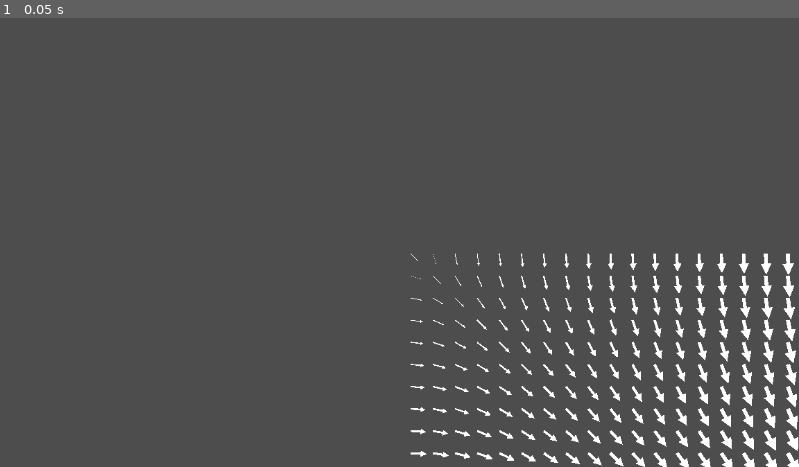
Above: before the commit, frame 1.
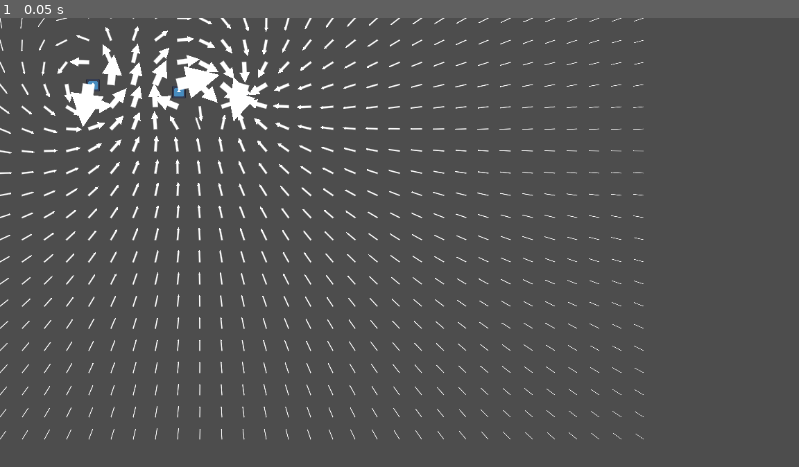
Above: after the commit, the same moment.

Repository: berrynul/vector-fields
Game: Godot game, scene res://node_2d.tscn
Two runs of this game, one before a commit and one after it. Both use one fixed random seed, a clock stepped at 60 frames per second and the inputs below. The engine's default icon, where the game draws it, is replaced by a stand-in: a white triangle on a blue panel in a dark square.
Inputs:
- Up to frame 1 (0.05 s): no input

The runs differ from the first frame. In frame 1, 8.4% of the frame differs, in the area x 0-100%, y 0-100%.

Commit message:
created basic framework for vector field summation and started adding some objects

Diff:
--- /dev/null
+++ b/attractor.gd
@@ -0,0 +1,20 @@
+extends VectorField
+@onready var control_node = get_node("ClickDrag")
+@export var magnitude = 20000
+@export_enum("-1:-1", "1:1")  var polarity = -1
+
+var gp = Vector2(0,0)
+func _ready():
+
+
+	pass
+
+
+func _process(_delta: float) -> void:
+	gp = control_node.global_position
+
+
+func f(xy: Vector2):
+
+	var value = ((magnitude * polarity)/pow((xy - gp).length(), 2) * (xy - gp))
+	return value
--- /dev/null
+++ b/attractor.tscn
@@ -0,0 +1,21 @@
+[gd_scene format=3 uid="uid://dpakyaoqmusud"]
+
+[ext_resource type="Script" uid="uid://b7hs8p86mjg68" path="res://attractor.gd" id="1_0uaky"]
+[ext_resource type="Texture2D" uid="uid://cm64ov0miny11" path="res://icon.svg" id="2_myr3q"]
+[ext_resource type="Script" uid="uid://cyrll182fa858" path="res://click_drag.gd" id="3_0uaky"]
+
+[sub_resource type="RectangleShape2D" id="RectangleShape2D_0uaky"]
+
+[node name="Attractor" type="Node2D" unique_id=277748306]
+script = ExtResource("1_0uaky")
+metadata/_custom_type_script = "uid://8q5hi6v4253b"
+
+[node name="ClickDrag" type="Area2D" parent="." unique_id=964007849]
+script = ExtResource("3_0uaky")
+
+[node name="Mousesprite" type="Sprite2D" parent="ClickDrag" unique_id=1905421159]
+scale = Vector2(0.1553195, 0.14692304)
+texture = ExtResource("2_myr3q")
+
+[node name="Rect" type="CollisionShape2D" parent="ClickDrag" unique_id=1107368221]
+shape = SubResource("RectangleShape2D_0uaky")
--- /dev/null
+++ b/click_drag.gd
@@ -0,0 +1,19 @@
+extends Area2D
+
+var is_hovering: bool = false
+var is_dragging: bool = false
+
+func _ready() -> void:
+	mouse_entered.connect(func(): is_hovering = true)
+	mouse_exited.connect(func(): is_hovering = false)
+
+func _input(event: InputEvent) -> void:
+	if event is InputEventMouseButton and event.button_index == MOUSE_BUTTON_LEFT:
+		if event.pressed and is_hovering:
+			is_dragging = true
+		elif not event.pressed:
+			is_dragging = false
+
+func _process(_delta: float) -> void:
+	if is_dragging:
+		get_parent().global_position = get_global_mouse_position()
--- a/field_visualizer.gd
+++ b/field_visualizer.gd
@@ -1,8 +1,12 @@
 extends Node2D
 
-@export var grid_size: Vector2i = Vector2i(20, 20)
+@export var grid_size: Vector2i = Vector2i(50, 30)
 @export var cell_size: float = 32.0
 @export var reference_magnitude: float = 50   # vector length that draws at max visual size
+@export var object : Node2D
+func _ready():
+	if object == null:
+		object = get_parent()
 
 func _process(_delta: float) -> void:
 	queue_redraw()
@@ -14,8 +18,8 @@
 
 	for y in grid_size.y:
 		for x in grid_size.x:
-			var sample_pos := (Vector2(x, y) + Vector2(0.5, 0.5)) * cell_size
-			var vec: Vector2 = get_parent().f(sample_pos)
+			var sample_pos := (Vector2(x, y) - Vector2(20, 10)) * cell_size
+			var vec: Vector2 = object.f(sample_pos)
 			var magnitude := vec.length()
 
 			if magnitude < 0.01:
@@ -45,7 +49,7 @@
 	var perp := Vector2(-dir.y, dir.x)
 
 	# line: full length, untouched by head_size
-	draw_line(from, to, color, width)
+	draw_line(from, to, color, width, true)
 
 	# triangle: base at `to`, tip extends forward by `head`
 	draw_colored_polygon([
--- a/node_2d.tscn
+++ b/node_2d.tscn
@@ -1,18 +1,24 @@
 [gd_scene format=3 uid="uid://d4csru62m2s7g"]
 
-[ext_resource type="Script" uid="uid://bcnsk20rqccv3" path="res://vector_field.gd" id="1_0e48y"]
-[ext_resource type="Script" uid="uid://cd36i6556h6ex" path="res://gaussian_curl.gd" id="2_0hol4"]
+[ext_resource type="PackedScene" uid="uid://dcq0irhrxbhmp" path="res://vector_field_sum.tscn" id="1_0e48y"]
+[ext_resource type="PackedScene" uid="uid://dh87o1fjb5280" path="res://vortex.tscn" id="2_0hol4"]
 [ext_resource type="Script" uid="uid://dtjfdrxgcd4jp" path="res://field_visualizer.gd" id="2_epypp"]
+[ext_resource type="PackedScene" uid="uid://dpakyaoqmusud" path="res://attractor.tscn" id="3_epypp"]
 
-[node name="Node2D" type="Node2D" unique_id=1036498431]
+[node name="Node2D" type="Node2D" unique_id=1607666072]
 
-[node name="VectorField" type="Node2D" parent="." unique_id=1363210288]
-script = ExtResource("1_0e48y")
+[node name="VectorFieldSum" parent="." unique_id=1237621659 instance=ExtResource("1_0e48y")]
 
-[node name="GuassianCurl" type="Node2D" parent="VectorField" unique_id=389516723]
-script = ExtResource("2_0hol4")
+[node name="Vortex" parent="VectorFieldSum" unique_id=668429448 instance=ExtResource("2_0hol4")]
+position = Vector2(134, 97)
 
-[node name="FieldVisualizer" type="Node2D" parent="VectorField" unique_id=1971414777]
+[node name="Attractor3" parent="VectorFieldSum" unique_id=2133334247 instance=ExtResource("3_epypp")]
+position = Vector2(347, 111)
+
+[node name="Vortex2" parent="VectorFieldSum" unique_id=1781936256 instance=ExtResource("2_0hol4")]
+position = Vector2(258, 107)
+polarity = 1
+
+[node name="Node2D" type="Node2D" parent="." unique_id=1338570207 node_paths=PackedStringArray("object")]
 script = ExtResource("2_epypp")
-
-[node name="Camera2D" type="Camera2D" parent="." unique_id=1063050127]
+object = NodePath("../VectorFieldSum")
--- /dev/null
+++ b/top_down_vect_f.tscn
@@ -0,0 +1,24 @@
+[gd_scene format=3 uid="uid://dcao5xj7xb5wm"]
+
+[ext_resource type="Script" uid="uid://bcnsk20rqccv3" path="res://vector_field.gd" id="1_7bjqi"]
+[ext_resource type="Texture2D" uid="uid://cm64ov0miny11" path="res://icon.svg" id="2_djmhw"]
+[ext_resource type="Script" uid="uid://bvdg0shg6131n" path="res://sprite_2d.gd" id="3_gm4f2"]
+[ext_resource type="Script" uid="uid://cd36i6556h6ex" path="res://gaussian_curl.gd" id="4_6gkhx"]
+[ext_resource type="Script" uid="uid://dtjfdrxgcd4jp" path="res://field_visualizer.gd" id="5_eyl5g"]
+
+[node name="TopDownVectF" type="Node2D" unique_id=1036498431]
+
+[node name="VectorField" type="Node2D" parent="." unique_id=1363210288]
+script = ExtResource("1_7bjqi")
+
+[node name="Pointer" type="Sprite2D" parent="VectorField" unique_id=251273277]
+texture = ExtResource("2_djmhw")
+script = ExtResource("3_gm4f2")
+
+[node name="GuassianCurl" type="Node2D" parent="VectorField" unique_id=389516723]
+script = ExtResource("4_6gkhx")
+
+[node name="FieldVisualizer" type="Node2D" parent="VectorField" unique_id=1971414777]
+script = ExtResource("5_eyl5g")
+
+[node name="Camera2D" type="Camera2D" parent="." unique_id=1063050127]
--- a/vector_field.gd
+++ /dev/null
@@ -1,19 +0,0 @@
-extends Node2D
-
-var base_field: Callable = f
-
-
-# Called when the node enters the scene tree for the first time.
-func _ready() -> void:
-	pass # Replace with function body.
-
-
-# Called every frame. 'delta' is the elapsed time since the previous frame.
-func _process(delta: float) -> void:
-	pass
-
-
-func f(xy: Vector2):
-	var value = Vector2(xy.y, xy.x)
-
-	return value
--- /dev/null
+++ b/vector_field_sum.gd
@@ -0,0 +1,15 @@
+extends Node2D
+
+var vector_sum: Callable
+
+
+
+func f(xy: Vector2):
+	var fields: Array = get_children()
+	var sum = Vector2(0,0)
+	for P in fields:
+		print("test")
+		if P is VectorField:
+			sum += P.f(xy)
+
+	return sum
--- /dev/null
+++ b/vector_field_sum.tscn
@@ -0,0 +1,6 @@
+[gd_scene format=3 uid="uid://dcq0irhrxbhmp"]
+
+[ext_resource type="Script" uid="uid://csq8q2icsphn4" path="res://vector_field_sum.gd" id="1_ecm8r"]
+
+[node name="VectorFieldSum" type="Node2D" unique_id=1237621659]
+script = ExtResource("1_ecm8r")
--- /dev/null
+++ b/vector_fields.gd
@@ -0,0 +1,16 @@
+extends Node2D
+class_name VectorField
+@export var field : Callable
+
+
+
+
+
+
+
+
+func vf_add(P: VectorField, R: VectorField):
+
+
+
+	return 1
--- /dev/null
+++ b/vortex.gd
@@ -0,0 +1,20 @@
+extends VectorField
+@onready var control_node = get_node("ClickDrag")
+@export var magnitude = 20000
+@export_enum("-1:-1", "1:1")  var polarity = -1
+
+var gp = Vector2(0,0)
+func _ready():
+
+
+	pass
+
+
+func _process(_delta: float) -> void:
+	gp = control_node.global_position
+
+
+func f(xy: Vector2):
+
+	var value = ((magnitude * polarity)/pow((xy - gp).length(), 2) * Vector2(-(xy - gp).y, (xy - gp).x))
+	return value
--- /dev/null
+++ b/vortex.tscn
@@ -0,0 +1,21 @@
+[gd_scene format=3 uid="uid://dh87o1fjb5280"]
+
+[ext_resource type="Script" uid="uid://ditp0v2b4gtqm" path="res://vortex.gd" id="1_r3toa"]
+[ext_resource type="Script" uid="uid://cyrll182fa858" path="res://click_drag.gd" id="2_nk8o5"]
+[ext_resource type="Texture2D" uid="uid://cm64ov0miny11" path="res://icon.svg" id="3_3tumw"]
+
+[sub_resource type="RectangleShape2D" id="RectangleShape2D_0uaky"]
+
+[node name="Vortex" type="Node2D" unique_id=277748306]
+script = ExtResource("1_r3toa")
+metadata/_custom_type_script = "uid://8q5hi6v4253b"
+
+[node name="ClickDrag" type="Area2D" parent="." unique_id=964007849]
+script = ExtResource("2_nk8o5")
+
+[node name="Mousesprite" type="Sprite2D" parent="ClickDrag" unique_id=1905421159]
+scale = Vector2(0.1553195, 0.14692304)
+texture = ExtResource("3_3tumw")
+
+[node name="Rect" type="CollisionShape2D" parent="ClickDrag" unique_id=1107368221]
+shape = SubResource("RectangleShape2D_0uaky")
Not shown, added: attractor.gd.uid
Not shown, added: click_drag.gd.uid
Not shown, removed: vector_field.gd.uid
Not shown, added: vector_field_sum.gd.uid
Not shown, added: vector_fields.gd.uid
Not shown, added: vortex.gd.uid
